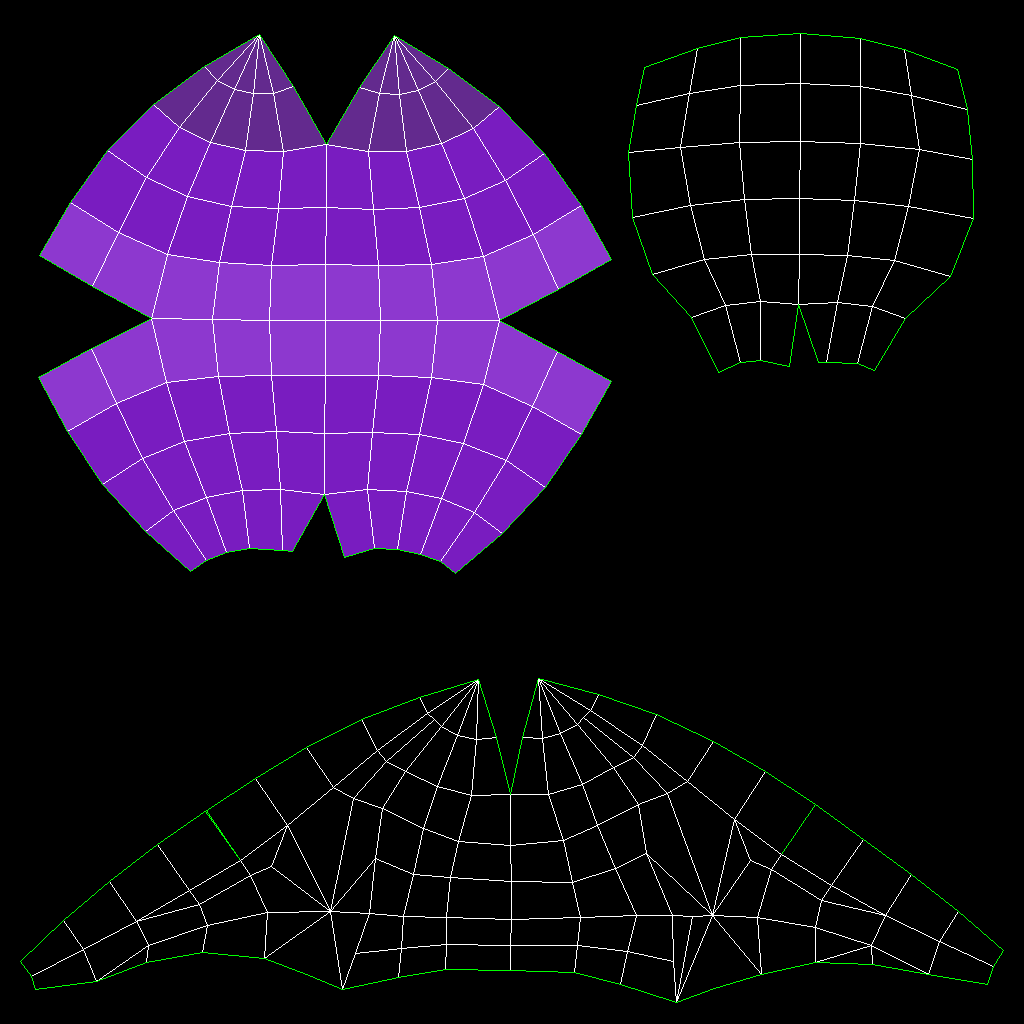
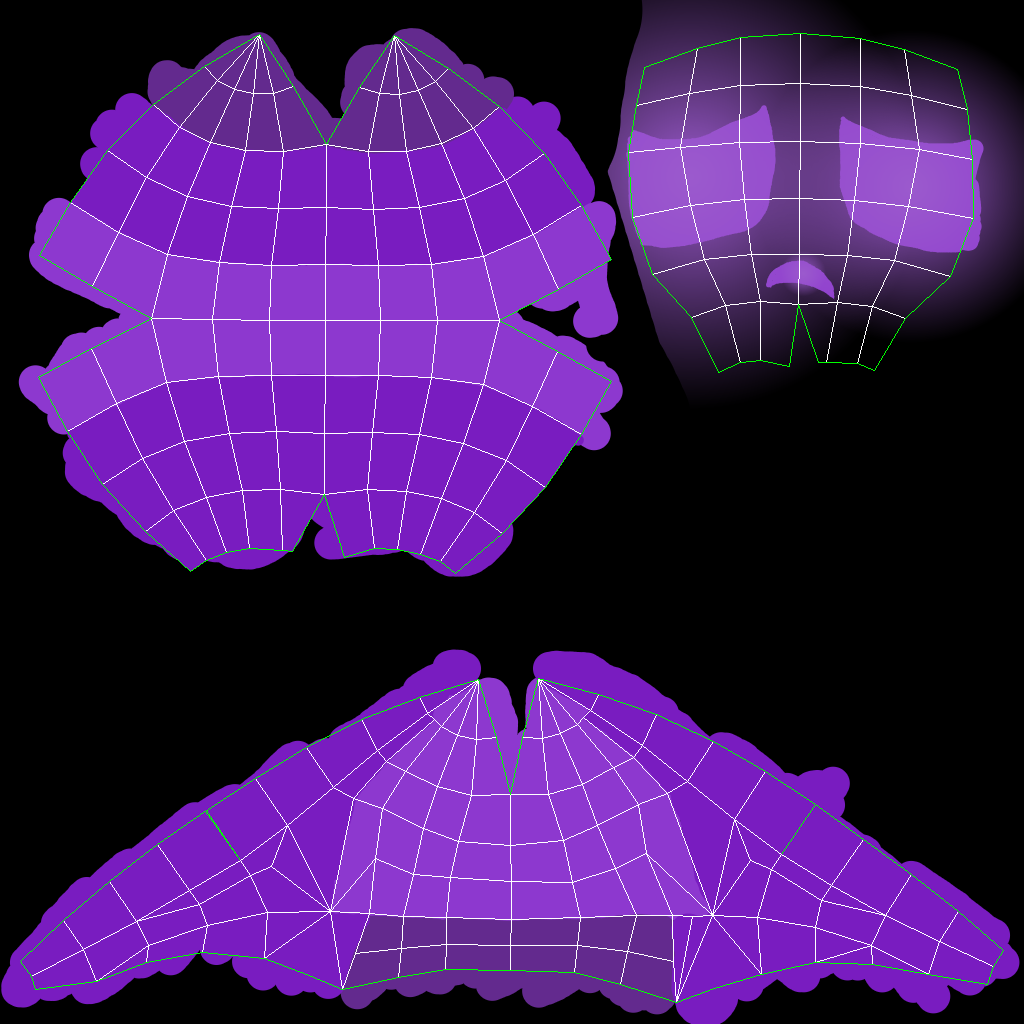
Layer changes from the first 1024×1024 image to the second:
renamed "Lag 1" to "Unwrap", moved it above "Shiny eyes uwu" over left=1, top=0, right=1024, bottom=1024
added layer "Shiny eyes uwu" above "Colour" over left=1, top=0, right=1024, bottom=1024
renamed "Lag 3" to "Colour", painted on it over left=1, top=0, right=1024, bottom=1024
